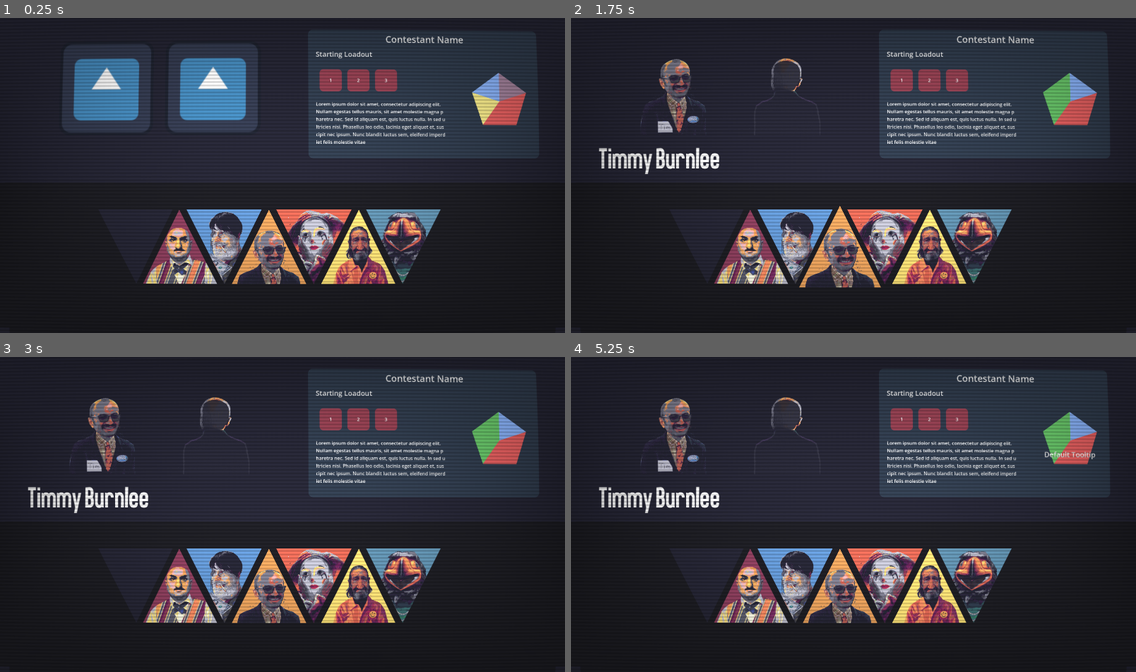
Above: before the commit, frames 1-4 (two rows, left to right).
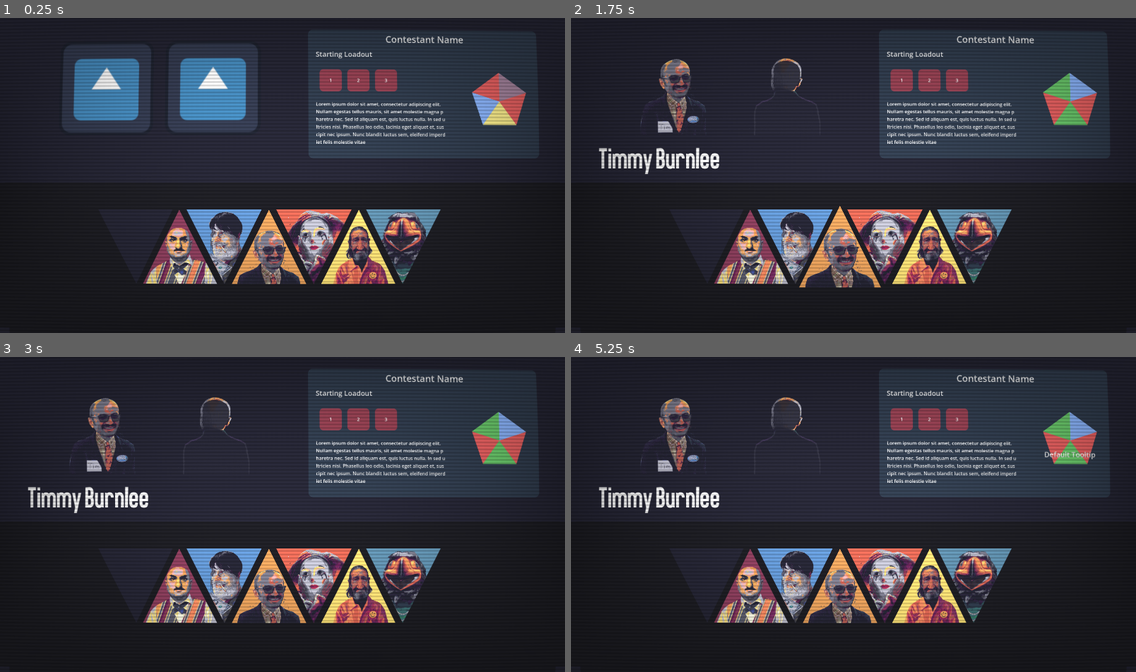
Above: after the commit, the same moments.

Repository: Dragos-F/spinner-autobattler
Game: Godot game, scene res://Scenes/CharacterSelect.tscn
The game is run twice, just before and just after one commit, with the same random seed, the same clock (stepped at 60 frames per second) and the same inputs. This scene is started directly instead of the project's main scene. The engine's default icon, where the game draws it, is replaced by a stand-in: a white triangle on a blue panel in a dark square.
Inputs (mouse positions are in pixels of both pictures, inside the frame that each line leads up to):
- Up to frame 1 (0.25 s): no input
- Up to frame 2 (1.75 s): tap Enter at 0.5 s; drag from (1073, 99) to (910, 103) at 0.52 s; tap Space at 1.25 s; drag from (1073, 99) to (825, 238) at 1.27 s
- Up to frame 3 (3 s): tap Enter at 2 s; move the mouse to (502, 438) at 2.02 s; press the mouse at (502, 438) at 2.03 s; hold D 2.03-2.75 s; release the mouse at (502, 438) at 2.75 s; tap Space at 2.75 s; drag from (502, 438) to (113, 464) at 2.77 s
- Up to frame 4 (5.25 s): tap Enter at 3.5 s; drag from (1073, 438) to (881, 514) at 3.52 s; tap Space at 4.25 s; drag from (1073, 438) to (768, 432) at 4.27 s; move the mouse to (1073, 438) at 5.02 s; press the mouse at (1073, 438) at 5.03 s; hold A from 5.03 s (still down)

The runs differ from the first frame. In frame 1, 0.7% of the frame differs, in the area x 83-92%, y 17-35%; in frame 2, 0.5%; in frame 3, 0.5%; in frame 4, 0.4%.

Commit message:
Reshuffled Slices

Diff:
--- a/Resources/Items/Mop.tres
+++ b/Resources/Items/Mop.tres
@@ -10,5 +10,5 @@
 [resource]
 script = ExtResource("1_crte3")
 cooldown = 3.7
-stats = Array[ExtResource("2_tg1v3")]([ExtResource("3_f8g5e"), ExtResource("3_f8g5e"), ExtResource("4_227n0"), ExtResource("5_i5jae"), ExtResource("6_plaia")])
+stats = Array[ExtResource("2_tg1v3")]([ExtResource("3_f8g5e"), ExtResource("4_227n0"), ExtResource("5_i5jae"), ExtResource("3_f8g5e"), ExtResource("6_plaia")])
 metadata/_custom_type_script = "uid://bgfl1jrent3ce"
--- a/Resources/Items/PowerGlove.tres
+++ b/Resources/Items/PowerGlove.tres
@@ -9,5 +9,5 @@
 [resource]
 script = ExtResource("1_0qy7n")
 cooldown = 5.0
-stats = Array[ExtResource("2_0mbwj")]([ExtResource("3_wsdo3"), ExtResource("3_wsdo3"), ExtResource("4_cd3c5"), ExtResource("4_cd3c5"), ExtResource("5_1npjk")])
+stats = Array[ExtResource("2_0mbwj")]([ExtResource("3_wsdo3"), ExtResource("4_cd3c5"), ExtResource("3_wsdo3"), ExtResource("4_cd3c5"), ExtResource("5_1npjk")])
 metadata/_custom_type_script = "uid://bgfl1jrent3ce"
--- a/Resources/Items/TShirtCannon.tres
+++ b/Resources/Items/TShirtCannon.tres
@@ -9,5 +9,5 @@
 [resource]
 script = ExtResource("1_rkysw")
 cooldown = 4.0
-stats = Array[ExtResource("2_6pwm2")]([ExtResource("3_yjpd5"), ExtResource("4_af0qr"), ExtResource("4_af0qr"), ExtResource("6_r34m8"), ExtResource("6_r34m8"), ExtResource("6_r34m8")])
+stats = Array[ExtResource("2_6pwm2")]([ExtResource("6_r34m8"), ExtResource("3_yjpd5"), ExtResource("6_r34m8"), ExtResource("4_af0qr"), ExtResource("6_r34m8"), ExtResource("4_af0qr")])
 metadata/_custom_type_script = "uid://bgfl1jrent3ce"
--- a/Scenes/CharacterSelect.tscn
+++ b/Scenes/CharacterSelect.tscn
@@ -552,16 +552,16 @@
 [connection signal="selected" from="UIParent/CharacterSelectPanel/Control/Hornacia" to="CharSelectBrain" method="show_selected_starter"]
 [connection signal="mouse_entered" from="PreviewWheelRoot/PreviewWheel/TemplatePolygon2D/Area2D" to="PreviewWheelRoot/PreviewWheel/TemplatePolygon2D" method="_on_area_2d_mouse_entered"]
 [connection signal="mouse_exited" from="PreviewWheelRoot/PreviewWheel/TemplatePolygon2D/Area2D" to="PreviewWheelRoot/PreviewWheel/TemplatePolygon2D" method="_on_area_2d_mouse_exited"]
-[connection signal="mouse_entered" from="PreviewWheelRoot/PreviewWheel/@Node2D@273853/TemplatePolygon2D/Area2D" to="PreviewWheelRoot/PreviewWheel/@Node2D@273853/TemplatePolygon2D" method="_on_area_2d_mouse_entered"]
-[connection signal="mouse_exited" from="PreviewWheelRoot/PreviewWheel/@Node2D@273853/TemplatePolygon2D/Area2D" to="PreviewWheelRoot/PreviewWheel/@Node2D@273853/TemplatePolygon2D" method="_on_area_2d_mouse_exited"]
-[connection signal="mouse_entered" from="PreviewWheelRoot/PreviewWheel/@Node2D@273854/TemplatePolygon2D/Area2D" to="PreviewWheelRoot/PreviewWheel/@Node2D@273854/TemplatePolygon2D" method="_on_area_2d_mouse_entered"]
-[connection signal="mouse_exited" from="PreviewWheelRoot/PreviewWheel/@Node2D@273854/TemplatePolygon2D/Area2D" to="PreviewWheelRoot/PreviewWheel/@Node2D@273854/TemplatePolygon2D" method="_on_area_2d_mouse_exited"]
-[connection signal="mouse_entered" from="PreviewWheelRoot/PreviewWheel/@Node2D@273855/TemplatePolygon2D/Area2D" to="PreviewWheelRoot/PreviewWheel/@Node2D@273855/TemplatePolygon2D" method="_on_area_2d_mouse_entered"]
-[connection signal="mouse_exited" from="PreviewWheelRoot/PreviewWheel/@Node2D@273855/TemplatePolygon2D/Area2D" to="PreviewWheelRoot/PreviewWheel/@Node2D@273855/TemplatePolygon2D" method="_on_area_2d_mouse_exited"]
-[connection signal="mouse_entered" from="PreviewWheelRoot/PreviewWheel/@Node2D@273856/TemplatePolygon2D/Area2D" to="PreviewWheelRoot/PreviewWheel/@Node2D@273856/TemplatePolygon2D" method="_on_area_2d_mouse_entered"]
-[connection signal="mouse_exited" from="PreviewWheelRoot/PreviewWheel/@Node2D@273856/TemplatePolygon2D/Area2D" to="PreviewWheelRoot/PreviewWheel/@Node2D@273856/TemplatePolygon2D" method="_on_area_2d_mouse_exited"]
-[connection signal="mouse_entered" from="PreviewWheelRoot/PreviewWheel/@Node2D@273857/TemplatePolygon2D/Area2D" to="PreviewWheelRoot/PreviewWheel/@Node2D@273857/TemplatePolygon2D" method="_on_area_2d_mouse_entered"]
-[connection signal="mouse_exited" from="PreviewWheelRoot/PreviewWheel/@Node2D@273857/TemplatePolygon2D/Area2D" to="PreviewWheelRoot/PreviewWheel/@Node2D@273857/TemplatePolygon2D" method="_on_area_2d_mouse_exited"]
+[connection signal="mouse_entered" from="PreviewWheelRoot/PreviewWheel/@Node2D@24433/TemplatePolygon2D/Area2D" to="PreviewWheelRoot/PreviewWheel/@Node2D@24433/TemplatePolygon2D" method="_on_area_2d_mouse_entered"]
+[connection signal="mouse_exited" from="PreviewWheelRoot/PreviewWheel/@Node2D@24433/TemplatePolygon2D/Area2D" to="PreviewWheelRoot/PreviewWheel/@Node2D@24433/TemplatePolygon2D" method="_on_area_2d_mouse_exited"]
+[connection signal="mouse_entered" from="PreviewWheelRoot/PreviewWheel/@Node2D@24434/TemplatePolygon2D/Area2D" to="PreviewWheelRoot/PreviewWheel/@Node2D@24434/TemplatePolygon2D" method="_on_area_2d_mouse_entered"]
+[connection signal="mouse_exited" from="PreviewWheelRoot/PreviewWheel/@Node2D@24434/TemplatePolygon2D/Area2D" to="PreviewWheelRoot/PreviewWheel/@Node2D@24434/TemplatePolygon2D" method="_on_area_2d_mouse_exited"]
+[connection signal="mouse_entered" from="PreviewWheelRoot/PreviewWheel/@Node2D@24435/TemplatePolygon2D/Area2D" to="PreviewWheelRoot/PreviewWheel/@Node2D@24435/TemplatePolygon2D" method="_on_area_2d_mouse_entered"]
+[connection signal="mouse_exited" from="PreviewWheelRoot/PreviewWheel/@Node2D@24435/TemplatePolygon2D/Area2D" to="PreviewWheelRoot/PreviewWheel/@Node2D@24435/TemplatePolygon2D" method="_on_area_2d_mouse_exited"]
+[connection signal="mouse_entered" from="PreviewWheelRoot/PreviewWheel/@Node2D@24436/TemplatePolygon2D/Area2D" to="PreviewWheelRoot/PreviewWheel/@Node2D@24436/TemplatePolygon2D" method="_on_area_2d_mouse_entered"]
+[connection signal="mouse_exited" from="PreviewWheelRoot/PreviewWheel/@Node2D@24436/TemplatePolygon2D/Area2D" to="PreviewWheelRoot/PreviewWheel/@Node2D@24436/TemplatePolygon2D" method="_on_area_2d_mouse_exited"]
+[connection signal="mouse_entered" from="PreviewWheelRoot/PreviewWheel/@Node2D@24437/TemplatePolygon2D/Area2D" to="PreviewWheelRoot/PreviewWheel/@Node2D@24437/TemplatePolygon2D" method="_on_area_2d_mouse_entered"]
+[connection signal="mouse_exited" from="PreviewWheelRoot/PreviewWheel/@Node2D@24437/TemplatePolygon2D/Area2D" to="PreviewWheelRoot/PreviewWheel/@Node2D@24437/TemplatePolygon2D" method="_on_area_2d_mouse_exited"]
 
 [editable path="UIParent/CharacterSelectPanel/Control/Blank"]
 [editable path="UIParent/CharacterSelectPanel/Control/Blank/CharacterTriangle_inner"]
